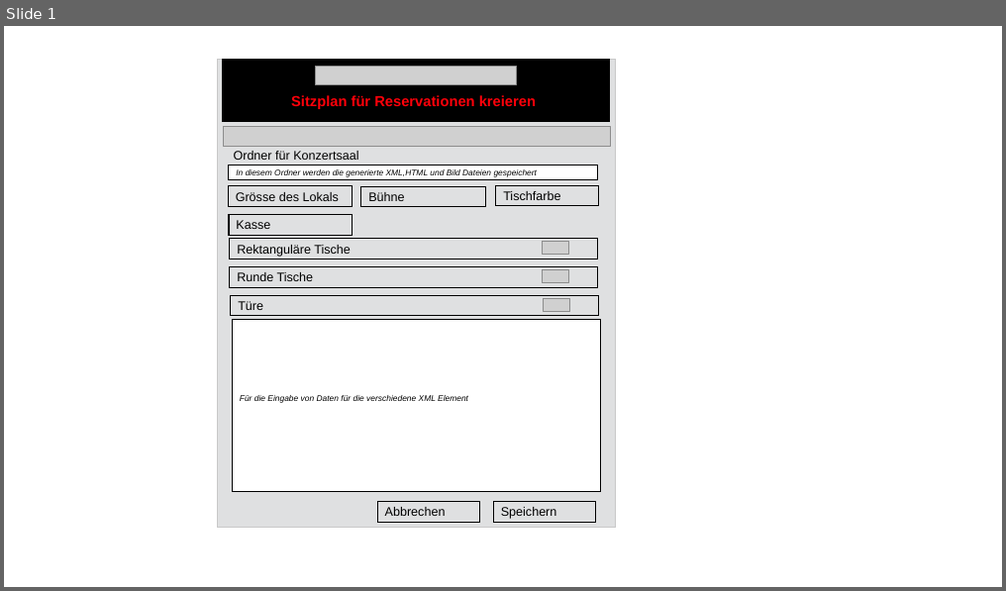
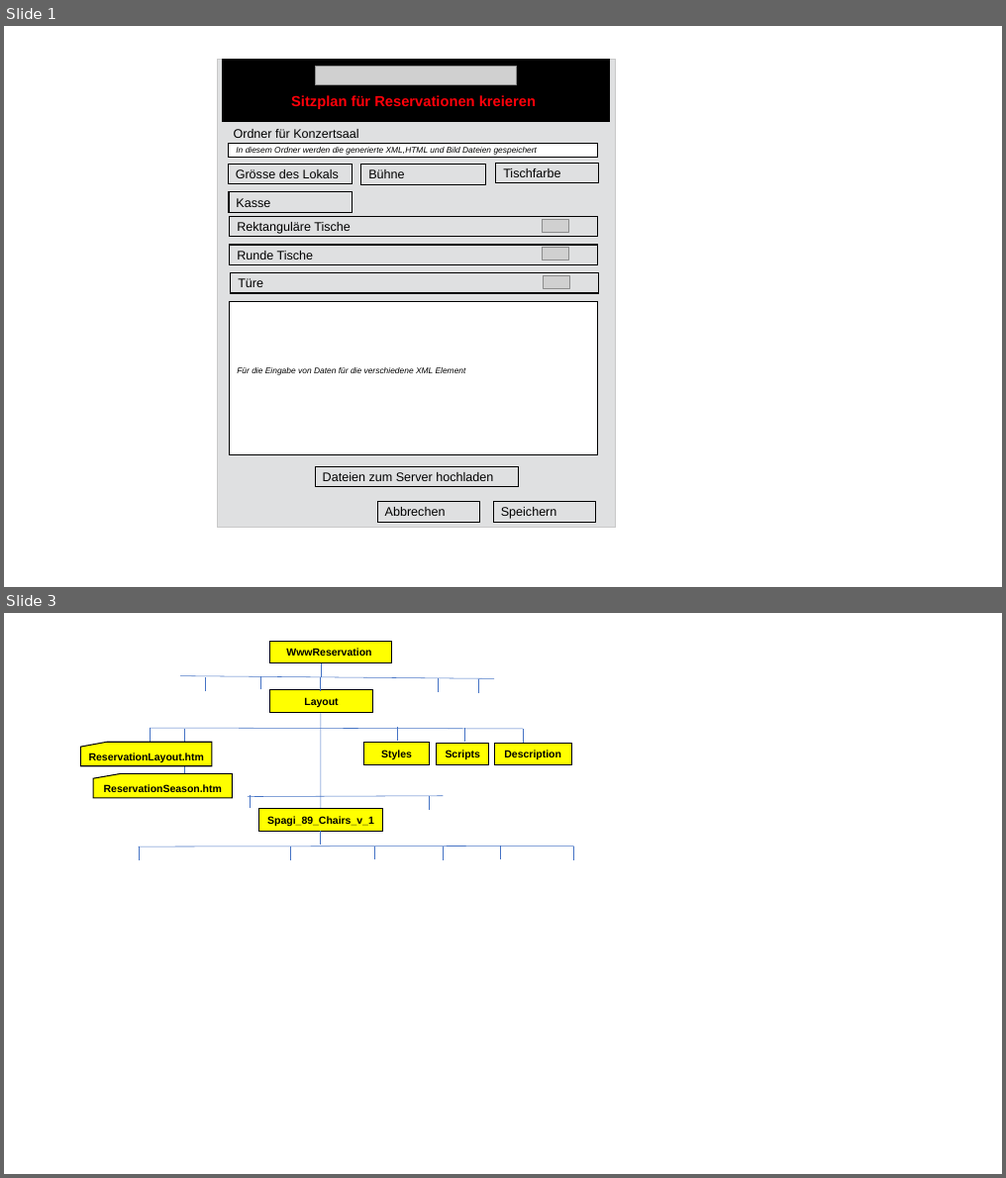
Before and after one commit to JazzLiveAarau/WwwReservation, a slide deck: Layout/Description/ReservationLayout.pptx. Shown one above the other, each under a label of ours: slide 1 before the commit, slides 1 and 3 after it; the slides between them are not shown. The pictures are 1006x591 and 1006x1178 pixels, drawn with LibreOffice and Linux fonts; fonts in the diff are those of the drawing; grey boxes stand for pictures. Boxes give left, top, right and bottom in pixels: in the first picture for what was removed or moved away, otherwise in the second. Text is boxed around its words. In the diff, an @@ line names an element or a change of style, - is before the commit and + after.

Commit message:
Reservation layout start

```diff
--- a/Layout/Description/ReservationLayout.pptx
+++ b/Layout/Description/ReservationLayout.pptx
@@ slide 3 added at <box>4,613,1002,1174</box>, background #FFFFFF @@
@@ rectangle added at <box>269,642,391,663</box>, fill #FFFF00, outline #000000 1 pt, 10 pt, text #000000, bold @@
+WwwReservation
@@ line added from (321, 677) to (321, 663), #4472C4 0.5 pt @@
@@ line added from (180, 676) to (494, 679), #4472C4 0.5 pt @@
@@ line added from (205, 691) to (205, 677), #4472C4 0.5 pt @@
@@ line added from (261, 689) to (261, 676), #4472C4 0.5 pt @@
@@ rectangle added at <box>269,690,372,713</box>, fill #FFFF00, outline #000000 1 pt, 10 pt, text #000000, bold @@
+Layout
@@ line added from (321, 691) to (321, 677), #4472C4 0.5 pt @@
@@ line added from (438, 692) to (438, 678), #4472C4 0.5 pt @@
@@ line added from (479, 693) to (479, 679), #4472C4 0.5 pt @@
@@ line added from (150, 742) to (150, 728), #4472C4 0.5 pt @@
@@ line added from (150, 728) to (523, 729), #4472C4 0.5 pt @@
@@ line added from (184, 774) to (184, 729), #4472C4 0.5 pt @@
@@ line added from (321, 808) to (321, 713), #4472C4 0.5 pt @@
@@ line added from (397, 741) to (397, 728), #4472C4 0.5 pt @@
@@ line added from (464, 742) to (464, 728), #4472C4 0.5 pt @@
@@ line added from (523, 743) to (523, 729), #4472C4 0.5 pt @@
@@ flow chart punched card added at <box>80,742,211,765</box>, fill #FFFF00, outline #000000 1 pt, 10 pt, text #000000, bold @@
+ReservationLayout.htm
@@ rectangle added at <box>364,743,430,765</box>, fill #FFFF00, outline #000000 1 pt, 10 pt, text #000000, bold @@
+Styles
@@ rectangle added at <box>437,744,489,765</box>, fill #FFFF00, outline #000000 1 pt, 10 pt, text #000000, bold @@
+Scripts
@@ rectangle added at <box>494,744,571,765</box>, fill #FFFF00, outline #000000 1 pt, 10 pt, text #000000, bold @@
+Description
@@ flow chart punched card added at <box>93,774,233,798</box>, fill #FFFF00, outline #000000 1 pt, 10 pt, text #000000, bold @@
+ReservationSeason.htm
@@ line added from (248, 796) to (444, 796), #4472C4 0.5 pt @@
@@ line added from (250, 808) to (250, 795), #4472C4 0.5 pt @@
@@ rectangle added at <box>259,808,383,831</box>, fill #FFFF00, outline #000000 1 pt, 10 pt, text #000000, bold @@
+Spagi_89_Chairs_v_1
@@ line added from (430, 810) to (430, 796), #4472C4 0.5 pt @@
@@ line added from (138, 847) to (573, 846), #4472C4 0.5 pt @@
@@ line added from (139, 861) to (139, 847), #4472C4 0.5 pt @@
@@ line added from (291, 861) to (291, 847), #4472C4 0.5 pt @@
@@ line added from (321, 845) to (321, 831), #4472C4 0.5 pt @@
@@ line added from (374, 861) to (374, 847), #4472C4 0.5 pt @@
@@ line added from (444, 861) to (444, 847), #4472C4 0.5 pt @@
@@ line added from (500, 860) to (500, 846), #4472C4 0.5 pt @@
@@ line added from (573, 861) to (573, 847), #4472C4 0.5 pt @@
@@ slide 1 changed as well @@
@@ picture removed at <box>224,126,611,147</box> @@
@@ 6 rectangles, 2 pictures: place and size @@
-6 rectangles, 2 pictures at <box>228,166,598,282</box>
+6 rectangles, 2 pictures at <box>228,143,598,261</box>
@@ 2 rectangles, 1 picture, 1 text: place and size @@
-2 rectangles, 1 picture, 1 text at <box>230,151,598,316</box>
+2 rectangles, 1 picture, 1 text at <box>230,129,598,293</box>
@@ rectangle "Für die Eingabe von Daten ...": place and size @@
-rectangle "Für die Eingabe von Daten ..." at <box>233,319,601,492</box>
+rectangle "Für die Eingabe von Daten ..." at <box>230,301,598,455</box>
@@ rectangle added at <box>316,467,519,487</box>, outline #000000 1 pt, 12 pt, text #000000 @@
+Dateien zum Server hochladen
```
Also in this commit, not shown: 2 other slides changed, 40 other files.
